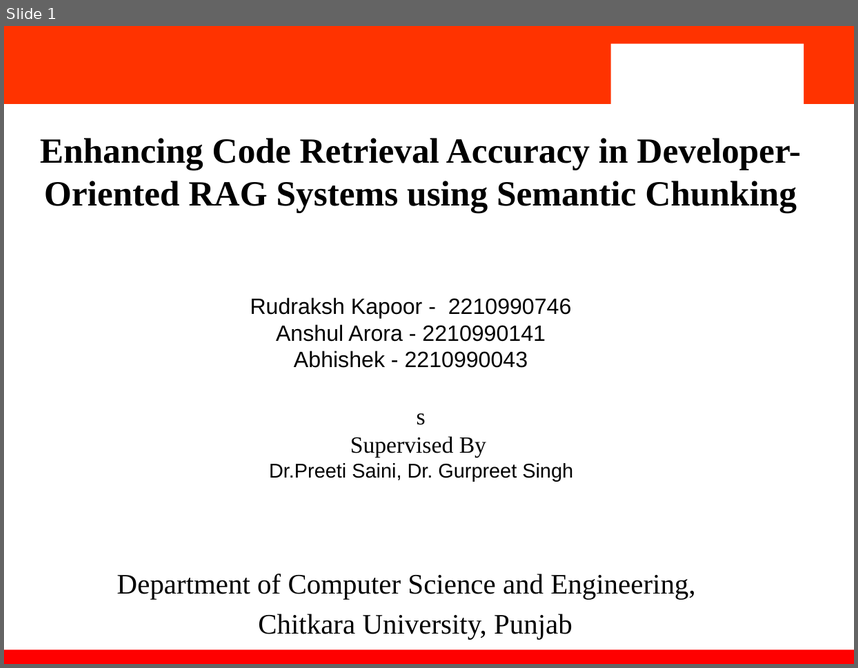
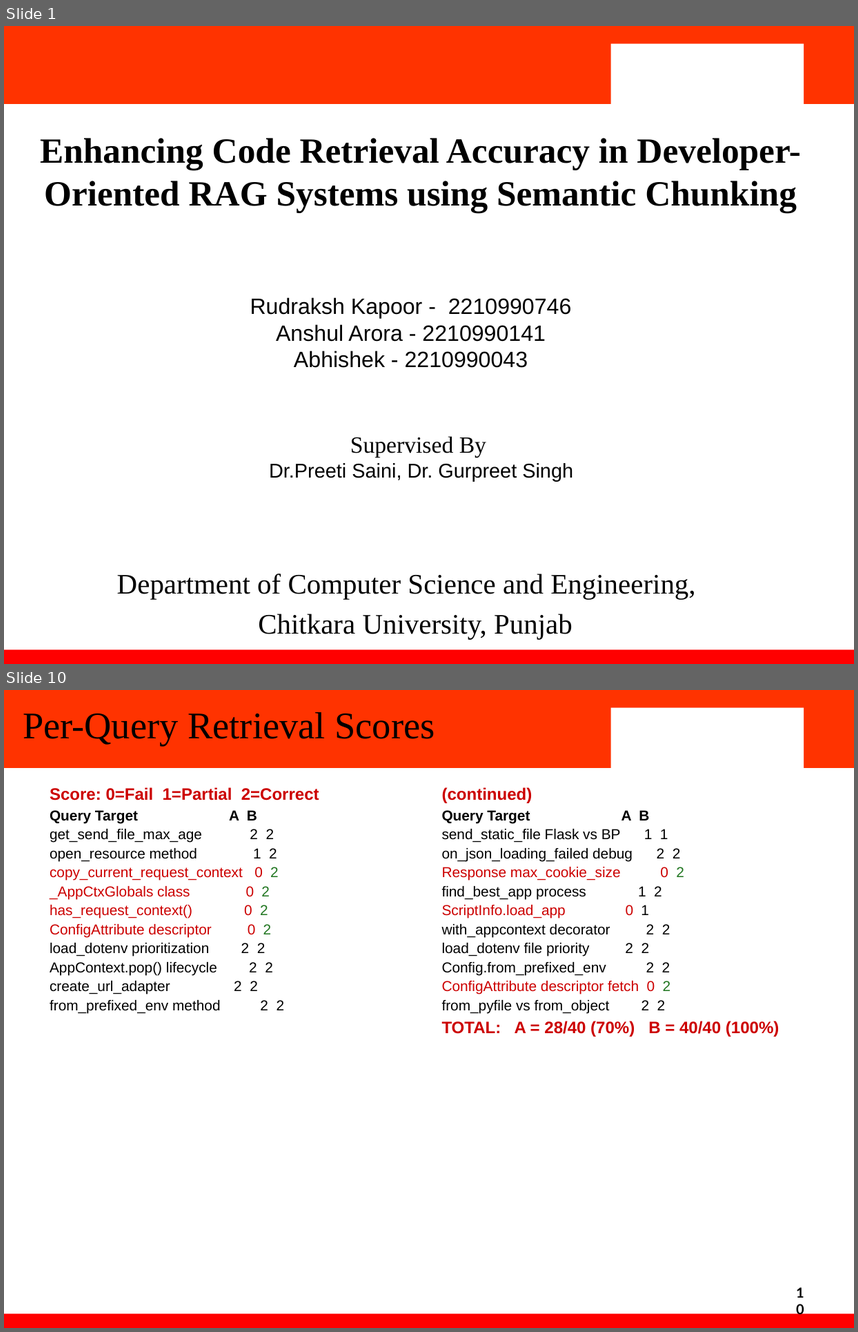
Before and after one commit to ItsRudraksh/2210990746_2210990104_2210990034, a slide deck: Team_32_PPT.pptx. Shown one above the other, each under a label of ours: slide 1 before the commit, slides 1 and 10 after it; the slides between them are not shown. The pictures are 858x668 and 858x1332 pixels, drawn with LibreOffice and Linux fonts; fonts in the diff are those of the drawing; background and template pictures are left out. Boxes give left, top, right and bottom in pixels: in the first picture for what was removed or moved away, otherwise in the second. Text is boxed around its words. In the diff, an @@ line names an element or a change of style, - is before the commit and + after.

```diff
--- a/Team_32_PPT.pptx
+++ b/Team_32_PPT.pptx
@@ slide 10 added at box(4, 690, 854, 1328), background #FFFFFF; not listed: 4 template elements that a slide beside it also shows @@
@@ title added at box(23, 712, 435, 745), 34 pt, text #000000 @@
+Per-Query Retrieval Scores
@@ text added at box(50, 787, 319, 1013), 13 pt, text #000000 @@
+Score: 0=Fail 1=Partial 2=Correct
+Query Target A B
+get_send_file_max_age 2 2
+open_resource method 1 2
+copy_current_request_context 0 2
+_AppCtxGlobals class 0 2
+has_request_context() 0 2
+ConfigAttribute descriptor 0 2
+load_dotenv prioritization 2 2
+AppContext.pop() lifecycle 2 2
+create_url_adapter 2 2
+from_prefixed_env method 2 2
@@ text added at box(442, 787, 780, 1036), 13 pt, text #000000 @@
+(continued)
+Query Target A B
+send_static_file Flask vs BP 1 1
+on_json_loading_failed debug 2 2
+Response max_cookie_size 0 2
+find_best_app process 1 2
+ScriptInfo.load_app 0 1
+with_appcontext decorator 2 2
+load_dotenv file priority 2 2
+Config.from_prefixed_env 2 2
+ConfigAttribute descriptor fetch 0 2
+from_pyfile vs from_object 2 2
+TOTAL: A = 28/40 (70%) B = 40/40 (100%)
@@ text added at box(795, 1283, 804, 1302), 12.5 pt, text #000000, bold @@
+10
@@ slide 1 changed as well @@
@@ text at box(417, 413, 426, 425): paragraph removed @@
-s
```
Also in this commit, not shown: 2 other slides changed, 8 other slides added, 5 slides removed.
